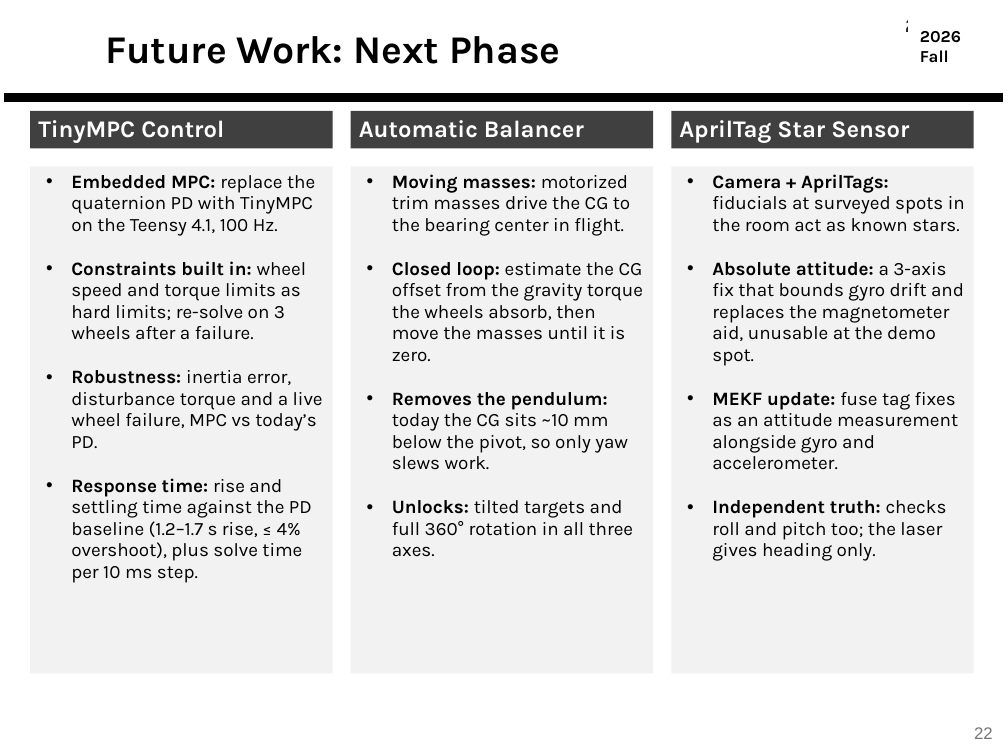
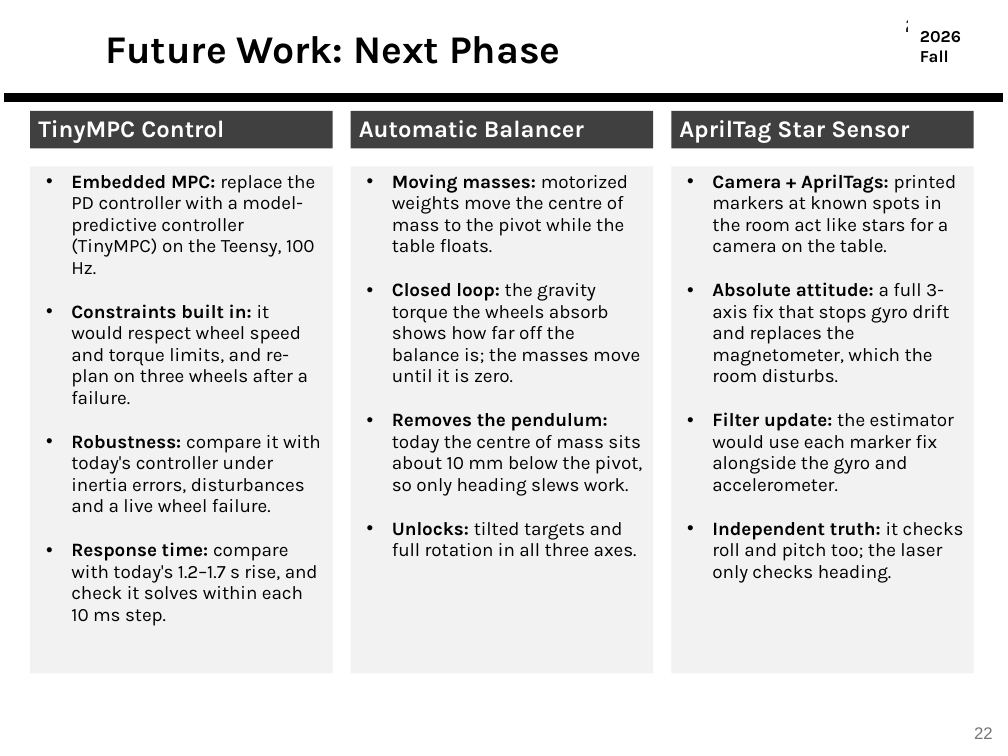
Before and after one commit to derek-weissinger-usafa/Astro-331-Lab-8, a slide deck: slide 22 of Reports/Astro 331 Lab 8_2_3 Body Final Pres.pptx. Drawn at 1008x756 pixels with LibreOffice and Linux fonts; fonts in the diff are those of the drawing; background and template pictures are left out. Boxes give left, top, right and bottom in pixels: in the first picture for what was removed or moved away, otherwise in the second. Text is boxed around its words. In the diff, an @@ line names an element or a change of style, - is before the commit and + after.

```diff
--- a/Reports/Astro 331 Lab 8_2_3 Body Final Pres.pptx
+++ b/Reports/Astro 331 Lab 8_2_3 Body Final Pres.pptx
@@ text in rectangle at <box>71,175,321,626</box>: text changed @@
-• Embedded MPC: replace the quaternion PD with TinyMPC on the Teensy 4.1, 100 Hz.
-• Constraints built in: wheel speed and torque limits as hard limits; re-solve on 3 wheels after a failure.
-• Robustness: inertia error, disturbance torque and a live wheel failure, MPC vs today’s PD.
-• Response time: rise and settling time against the PD baseline (1.2–1.7 s rise, ≤ 4% overshoot), plus solve time per 10 ms step.
+• Embedded MPC: replace the PD controller with a model-predictive controller (TinyMPC) on the Teensy, 100 Hz.
+• Constraints built in: it would respect wheel speed and torque limits, and re-plan on three wheels after a failure.
+• Robustness: compare it with today's controller under inertia errors, disturbances and a live wheel failure.
+• Response time: compare with today's 1.2–1.7 s rise, and check it solves within each 10 ms step.
@@ text in rectangle at <box>392,174,642,557</box>: text changed @@
-• Moving masses: motorized trim masses drive the CG to the bearing center in flight.
-• Closed loop: estimate the CG offset from the gravity torque the wheels absorb, then move the masses until it is zero.
-• Removes the pendulum: today the CG sits ~10 mm below the pivot, so only yaw slews work.
-• Unlocks: tilted targets and full 360° rotation in all three axes.
+• Moving masses: motorized weights move the centre of mass to the pivot while the table floats.
+• Closed loop: the gravity torque the wheels absorb shows how far off the balance is; the masses move until it is zero.
+• Removes the pendulum: today the centre of mass sits about 10 mm below the pivot, so only heading slews work.
+• Unlocks: tilted targets and full rotation in all three axes.
@@ text in rectangle at <box>712,174,964,583</box>: text changed @@
-• Camera + AprilTags: fiducials at surveyed spots in the room act as known stars.
-• Absolute attitude: a 3-axis fix that bounds gyro drift and replaces the magnetometer aid, unusable at the demo spot.
-• MEKF update: fuse tag fixes as an attitude measurement alongside gyro and accelerometer.
-• Independent truth: checks roll and pitch too; the laser gives heading only.
+• Camera + AprilTags: printed markers at known spots in the room act like stars for a camera on the table.
+• Absolute attitude: a full 3-axis fix that stops gyro drift and replaces the magnetometer, which the room disturbs.
+• Filter update: the estimator would use each marker fix alongside the gyro and accelerometer.
+• Independent truth: it checks roll and pitch too; the laser only checks heading.
```
Also in this commit, not shown: 42 other slides changed, 2 other files.
